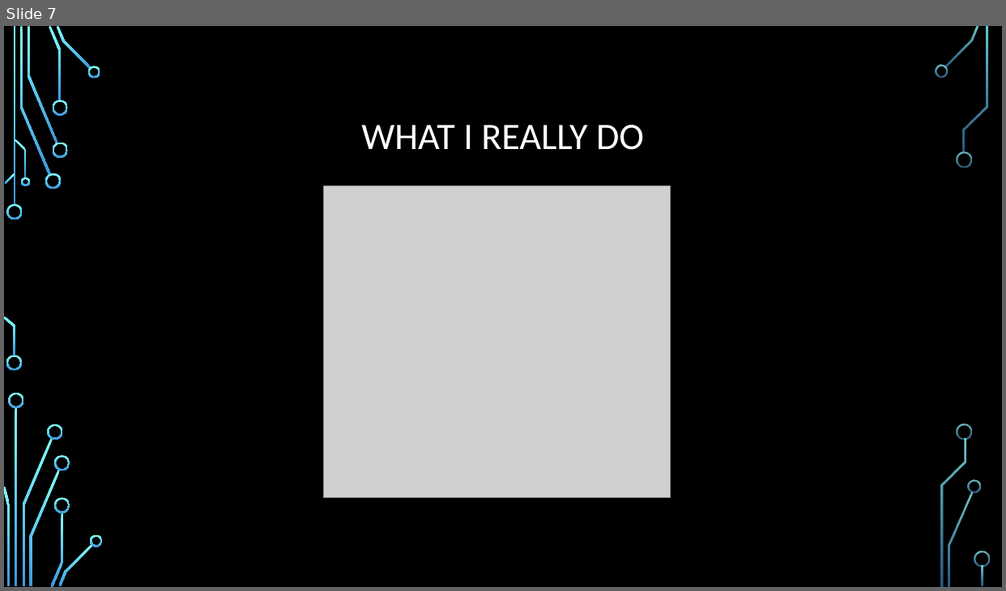
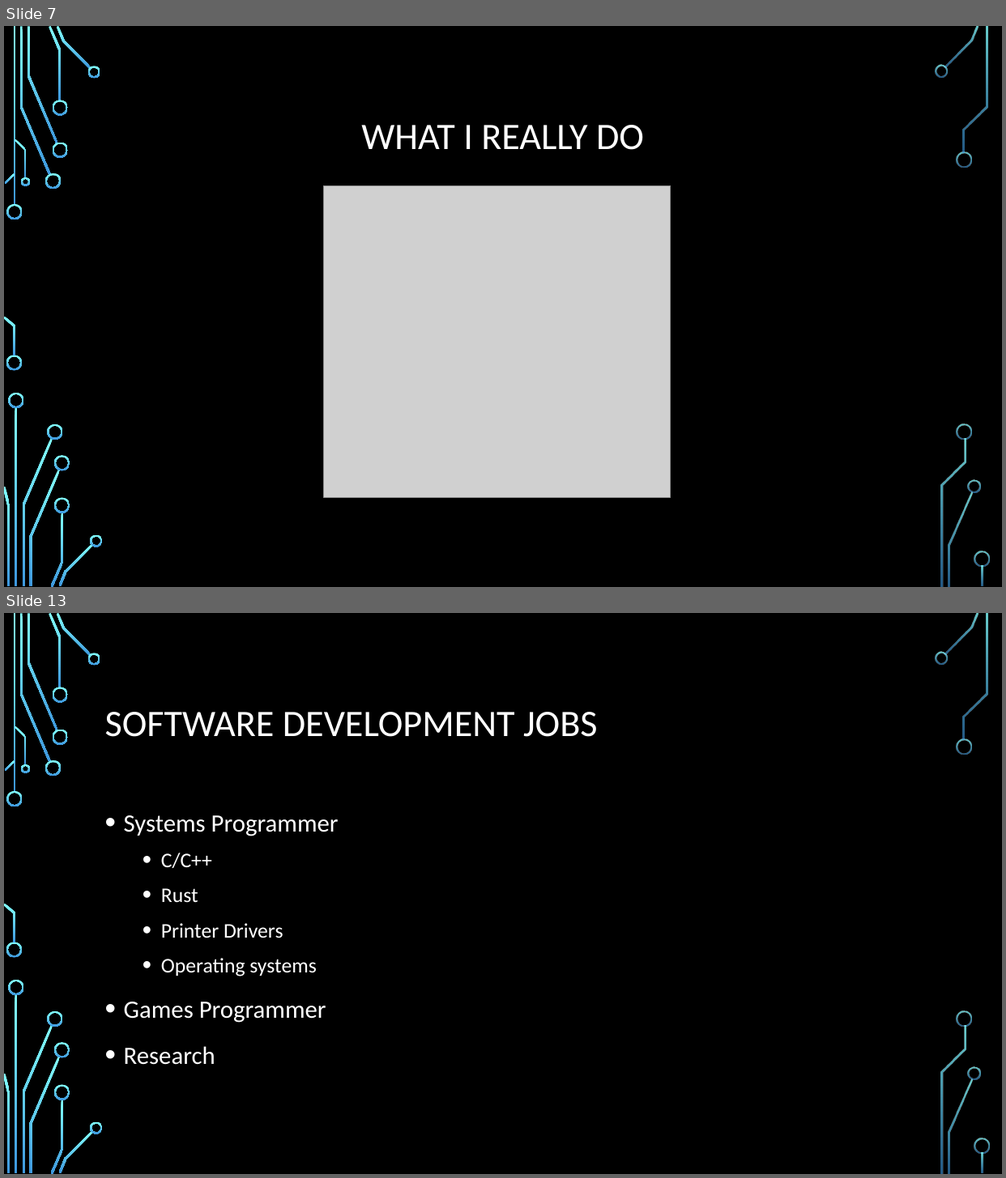
Before and after one commit to daviddcbud/TrainingApp, a slide deck: PowerPointSlids.pptx. Shown one above the other, each under a label of ours: slide 7 before the commit, slides 7 and 13 after it; the slides between them are not shown. The pictures are 1006x591 and 1006x1178 pixels, drawn with LibreOffice and Linux fonts; fonts in the diff are those of the drawing; grey boxes stand for pictures; background and template pictures are left out. Boxes give left, top, right and bottom in pixels: in the first picture for what was removed or moved away, otherwise in the second. Text is boxed around its words. In the diff, an @@ line names an element or a change of style, - is before the commit and + after.

```diff
--- a/PowerPointSlids.pptx
+++ b/PowerPointSlids.pptx
@@ slide 13 added at (4, 613, 1002, 1174), background picture (left out); not listed: 36 template elements that a slide beside it also shows @@
@@ title added at (105, 712, 598, 737), 36 pt, text #FFFFFF @@
+SOFTWARE DEVELOPMENT JOBS
@@ text added at (124, 815, 339, 1065), 24 pt, text #FFFFFF @@
+• Systems Programmer
+  • C/C++
+  • Rust
+  • Printer Drivers
+  • Operating systems
+• Games Programmer
+• Research
```
Also in this commit, not shown: 1 slide changed, 6 other slides added, 1 other file.
